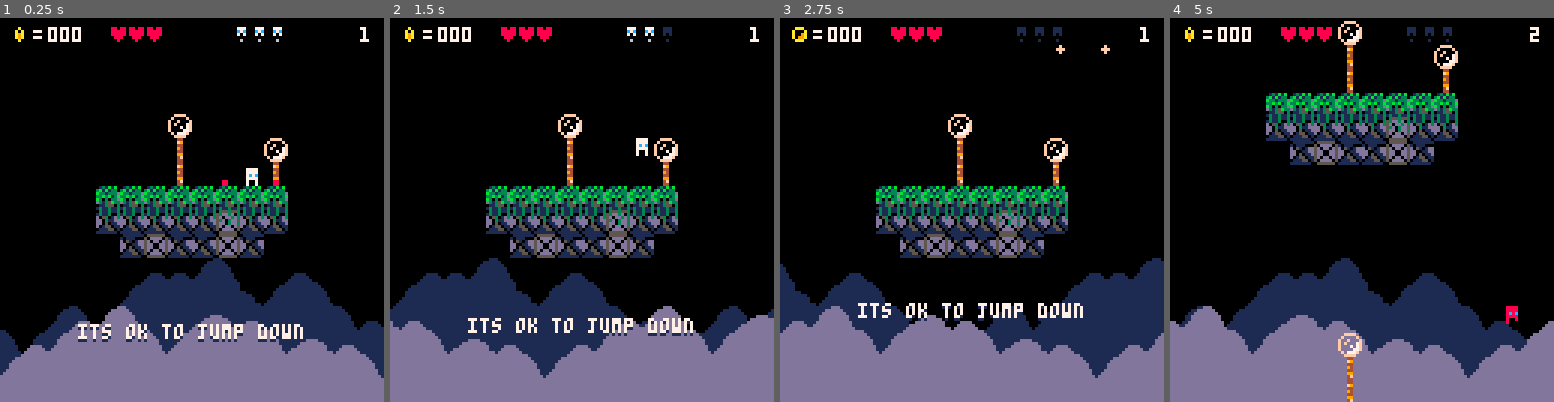
Above: before the commit, frames 1-4 (left to right).
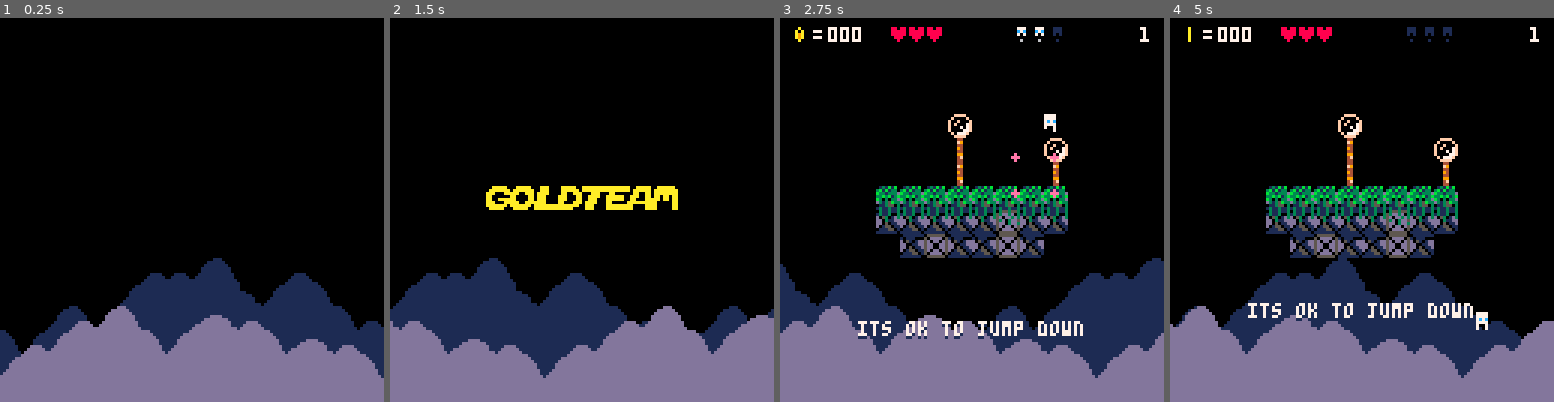
Above: after the commit, the same moments.

Repository: rdelos747/pico8
Game: PICO-8 cartridge jumper.p8
Two runs of this game, one before a commit and one after it. Both use one fixed random seed, a clock stepped at 60 frames per second and the inputs below.
Inputs:
- Up to frame 1 (0.25 s): no input
- Up to frame 2 (1.5 s): tap X (X key) at 0.33, 1.07 s; tap O (Z key) at 0.7 s
- Up to frame 3 (2.75 s): hold Right 1.6-2.1 s; tap O (Z key) at 1.7, 2.1, 2.5 s; tap X (X key) at 1.85 s; hold Up 2.15-2.42 s; hold Right from 2.47 s (still down)
- Up to frame 4 (5 s): tap O (Z key) every 0.4 s from 2.9 to 4.9 s; tap X (X key) at 2.97, 4.08 s; release Right at 3.03 s; hold Left 3.08-3.58 s; hold Down 3.63-3.97 s; hold Right 4.02-4.68 s; hold Up from 4.73 s (still down)

The runs differ from the first frame. In frame 1, 9.9% of the frame differs, in the area x 3-97%, y 2-85%; in frame 2, 9.9%; in frame 3, 2.6%; in frame 4, 18%, in the area x 0-99%, y 0-100%.

Commit message:
Wed Jul 24 17:47:28 EDT 2019

Diff:
--- a/jumper.p8
+++ b/jumper.p8
@@ -62,6 +62,15 @@
 --prices
 prices={50,100,150,200}
 
+--logo
+logo={
+	x=32,y=56,
+	w=9,t=-5,
+	p={1,12,3,11,10,9,8,2},
+	snd=0
+}
+show_logo=true
+
 
 -- ==========
 -- helpers
@@ -117,8 +126,9 @@
 -- init
 -- ===================
 function _init()
-	printh("------start------")
-	reset()
+	//printh("------start------")
+	//reset()
+	init_parallax()
 end
 
 function reset()
@@ -145,7 +155,6 @@
 	total_lvls=0
 	--functions
 	clear_objects()
-	init_parallax()
 	//init_level()
 	init_first()
 
@@ -168,6 +177,11 @@
 	rectfill(0,0,128,128,0)
 	map(0,0,0,-64,16,16)
 	draw_parallax()
+
+	if show_logo then
+		draw_logo()
+		return
+	end
 
 	if perfect>0 then
 		draw_perfect()
@@ -206,6 +220,9 @@
 -- ===================
 
 function _update()
+	update_parallax()
+	if(show_logo)return
+
 	if pause>0 then
 		pause-=0.3
 		return
@@ -214,7 +231,6 @@
 	if hit>0 and scroll==0 then
 		hit-=0.3
 	end
-	update_parallax()
 
 	if perfect>0 then
 		//draw_perfect()
@@ -1485,6 +1501,38 @@
 		spr((flr(c.tm)%4)+c.sp,
 			c.i*8,c.j*8)
 	end
+end
+
+-- logo
+function draw_logo()
+	if	logo.t<25 then
+		logo.t+=0.4
+		if logo.t<0 or logo.t>17 then
+			return
+		end
+	else
+		show_logo=false
+		reset()
+		return
+	end
+
+	for i=0,logo.w do
+		local y=logo.y
+		if(i+1==flr(logo.t))y-=2
+		if(i==flr(logo.t))y-=7
+		if(i==ceil(logo.t))y-=2
+		if y != logo.y then
+			pal(10,logo.p[i+1])
+		end
+		spr(i+113,logo.x+(i*8),y)
+		pal()
+	end
+	--[[
+	if	logo.snd%8==0 then
+		sfx(0)
+	end
+	]]--
+	//logo2.snd+=1
 end
 
 -- ==========
@@ -1629,6 +1677,14 @@
 0bb33bb000bbbb00000bb00000bbbb00007777000077770007077000070700000000000000000000000000000000000000000000000000000000000000000000
 00bbbb00000bb000000bb000000bb000007007000070070007007000070700000000000000000000000000000000000000000000000000000000000000000000
 00000000000000000000000000000000007007000000070000000000000000000000000000000000000000000000000000000000000000000000000000000000
+0000000000aaaaa000aaaaa000aaa0000aaaaa00aaaaaaaaaaaaaaaa00aaaaa00aaaaaa000000000000000000000000000000000000000000000000000000000
+000000000aaaaaaa0aaaaaaa00aaa0000aaaaaa0aaaaaaaaaaaaaaaa0aaaaaa0aaaaaaaa00000000000000000000000000000000000000000000000000000000
+00000000aaa000aaaaa00aaa0aaaa0000aa00aaa000aaa000aa000000aa00aa0aaaaaaaa00000000000000000000000000000000000000000000000000000000
+00000000aa000000aa0000aa0aaa0000aaa000aa00aaaa00aaaaaa00aaa00aa0aa0aa0aa00000000000000000000000000000000000000000000000000000000
+00000000aa00aaaaaa0000aa0aaa0000aaa000aa00aaa000aaaaaa00aa000aaaaa0aa0aa00000000000000000000000000000000000000000000000000000000
+00000000aaa000aaaaa00aaaaaaa0000aa000aaa0aaaa000aa00000aaaaaaaaaa00000aa00000000000000000000000000000000000000000000000000000000
+00000000aaaaaaa0aaaaaaa0aaaaaaaaaaaaaaa00aaa0000aaaaaaaaa0000aaaa00000aa00000000000000000000000000000000000000000000000000000000
+000000000aaaaa000aaaaa00aaaaaaaaaaaaa0000aaa0000aaaaaaaaa0000aaaa00000aa00000000000000000000000000000000000000000000000000000000
 
 
 
